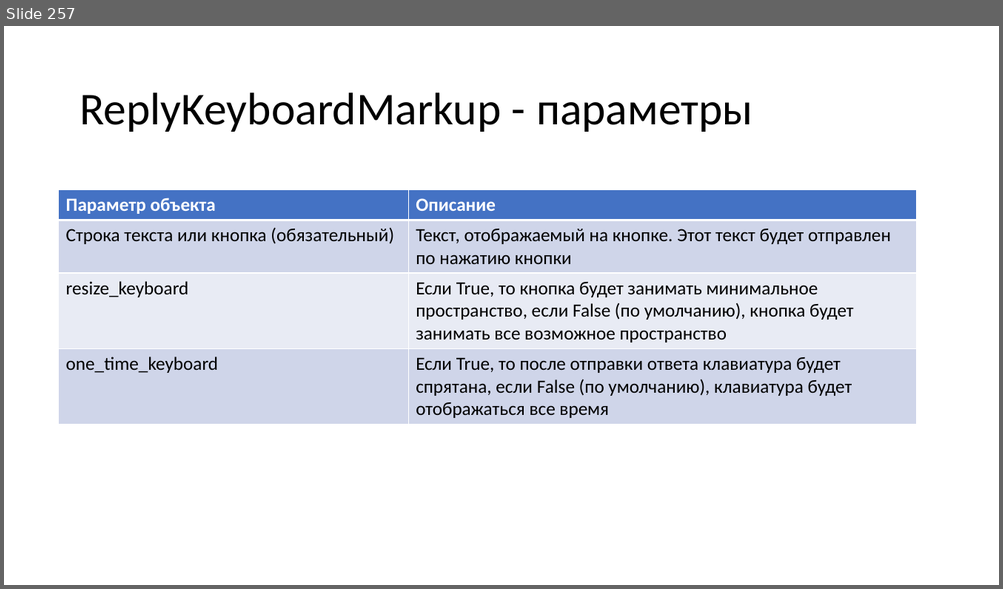
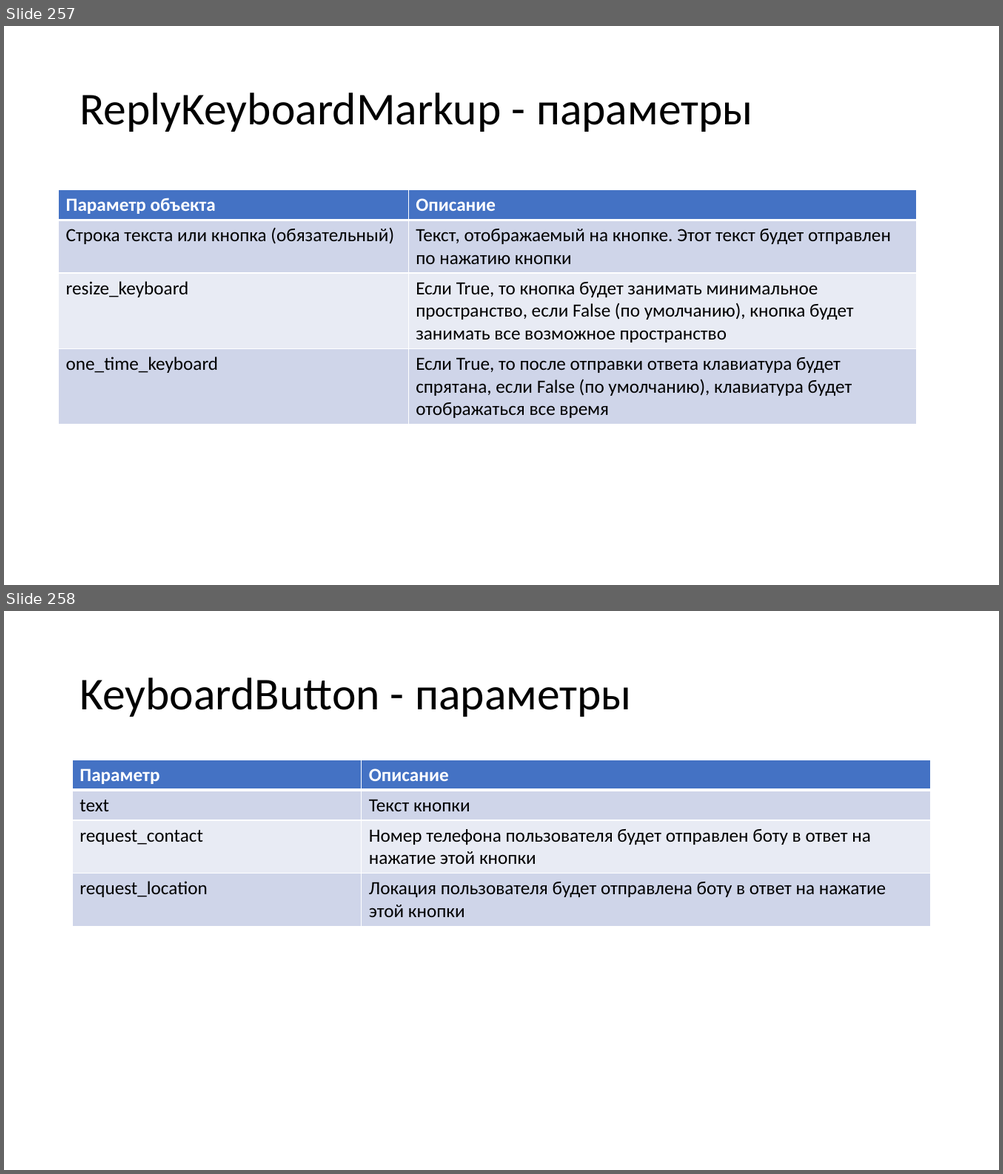
Before and after one commit to paveltsytovich/telegram-course, a slide deck: Presentation/Разработка ботов для телеграмм на Python.pptx. Shown one above the other, each under a label of ours: slide 257 before the commit, slides 257 and 258 after it. The pictures are 1003x589 and 1003x1174 pixels, drawn with LibreOffice and Linux fonts; fonts in the diff are those of the drawing. Boxes give left, top, right and bottom in pixels: in the first picture for what was removed or moved away, otherwise in the second. Text is boxed around its words. In the diff, an @@ line names an element or a change of style, - is before the commit and + after.

Commit message:
ReplyKeyboardMarkup готово

```diff
--- a/Presentation/Разработка ботов для телеграмм на Python.pptx
+++ b/Presentation/Разработка ботов для телеграмм на Python.pptx
@@ slide 258 added at <box>4,611,999,1170</box>, background #FFFFFF @@
@@ title added at <box>79,678,632,717</box>, 44 pt, text #000000 @@
+KeyboardButton - параметры
@@ table added at <box>73,760,930,925</box>, 4 rows, 2 columns @@
+Параметр | Описание
+text | Текст кнопки
+request_contact | Номер телефона пользователя будет отправлен боту в ответ на нажатие этой кнопки
+request_location | Локация пользователя будет отправлена боту в ответ на нажатие этой кнопки
```
Also in this commit, not shown: 2 other slides added, 1 slide removed, 1 other file.
